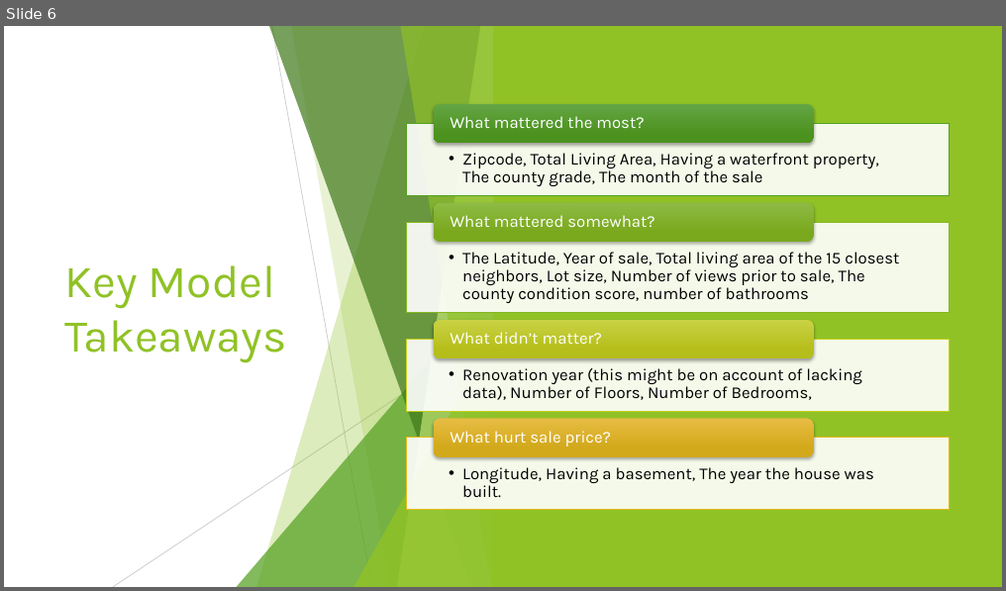
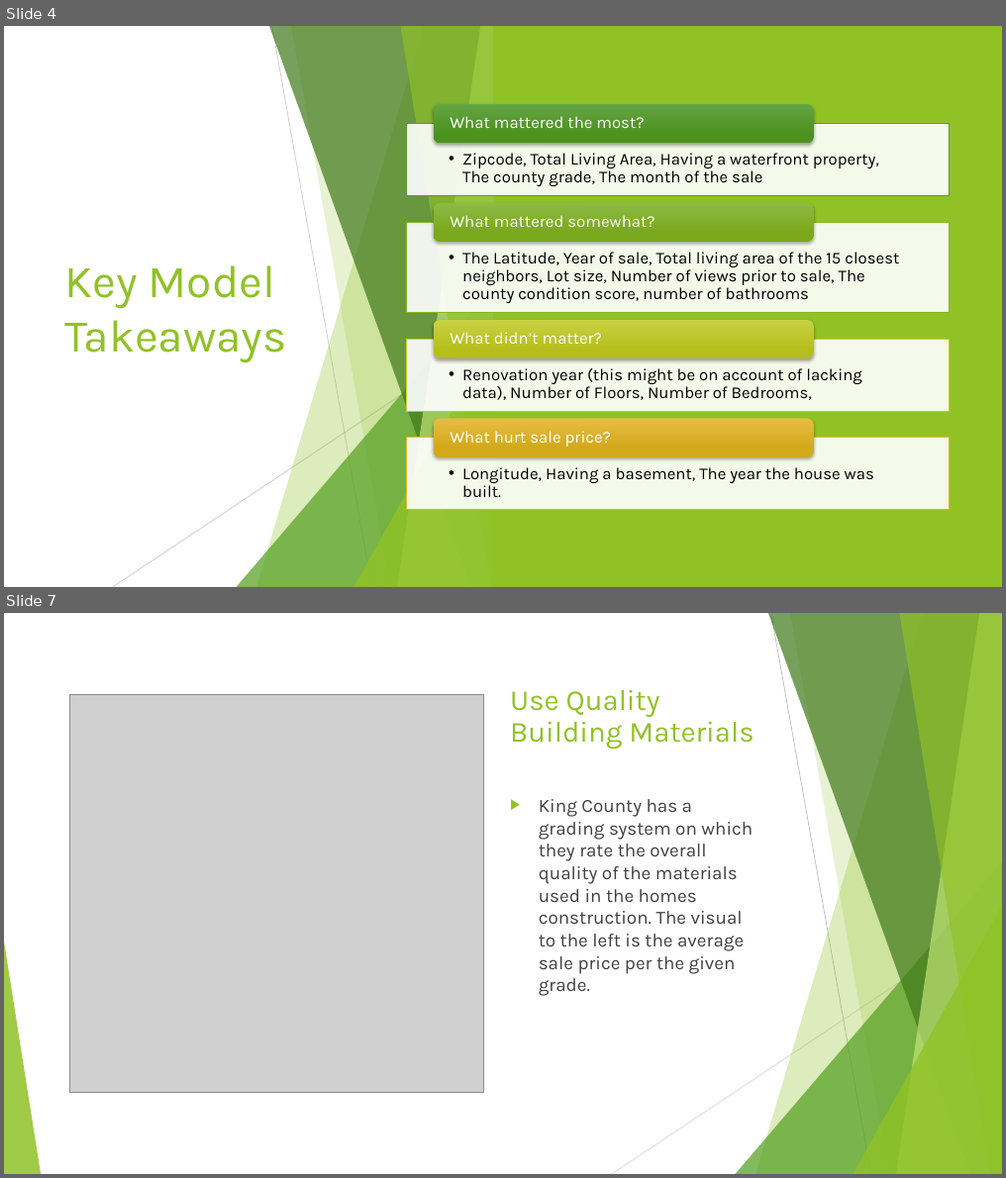
Before and after one commit to minthammock/dsc-mod-2-project-v2-1-onl01-dtsc-pt-041320, a slide deck: Non-Technical.pptx. Shown one above the other, each under a label of ours: slide 6 before the commit, slides 4 and 7 after it; the slides between them are not shown. The pictures are 1006x591 and 1006x1178 pixels, drawn with LibreOffice and Linux fonts; fonts in the diff are those of the drawing; grey boxes stand for pictures. Boxes give left, top, right and bottom in pixels: in the first picture for what was removed or moved away, otherwise in the second. Text is boxed around its words. In the diff, an @@ line names an element or a change of style, - is before the commit and + after.

```diff
--- a/Non-Technical.pptx
+++ b/Non-Technical.pptx
@@ slide 7 added at bbox=[4, 613, 1002, 1174], background #FFFFFF; not listed: 10 template elements that a slide beside it also shows @@
@@ picture added at bbox=[69, 694, 484, 1093] @@
@@ title added at bbox=[510, 690, 753, 749], 28 pt, text #90C226 @@
+Use Quality Building Materials
@@ text added at bbox=[539, 799, 752, 996], 18 pt, text #404040 @@
+▶ King County has a grading system on which they rate the overall quality of the materials used in the homes construction. The visual to the left is the average sale price per the given grade.
@@ what was slide 6 is now slide 4 @@
```
Also in this commit, not shown: 4 slides changed, 4 other slides added, 6 slides removed, 2 other files.
